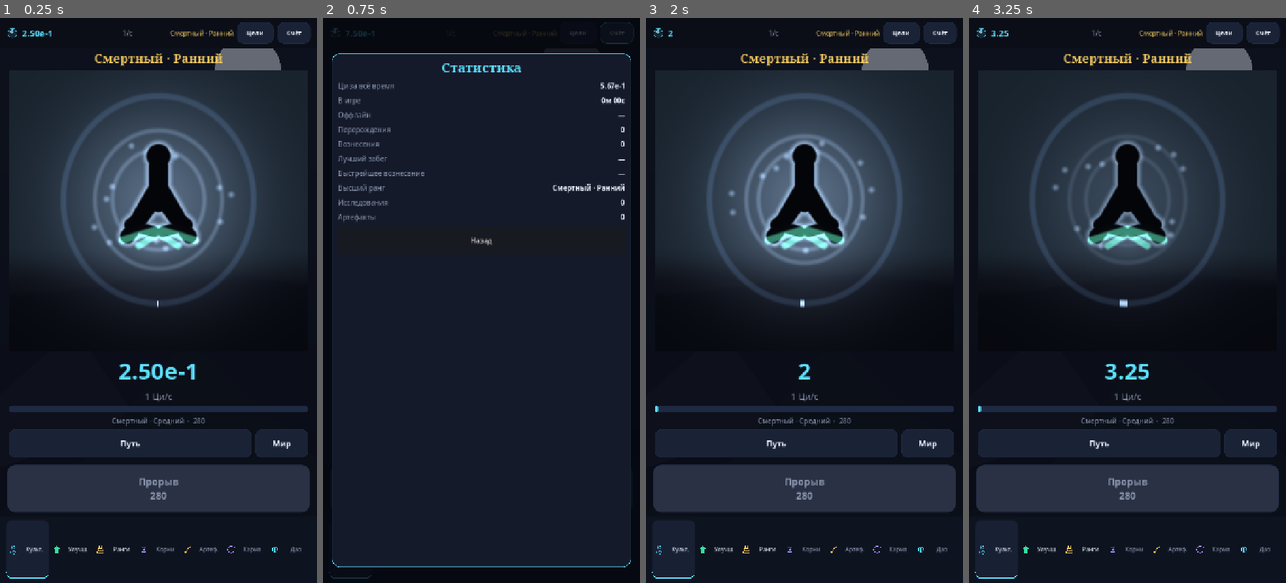
Above: before the commit, frames 1-4 (left to right).
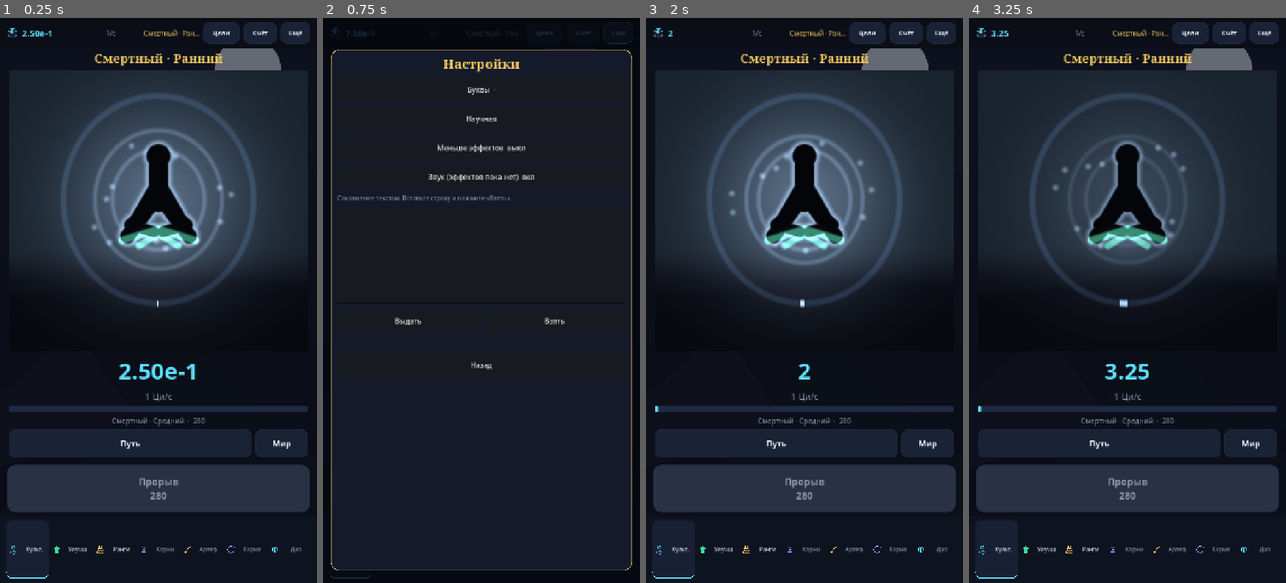
Above: after the commit, the same moments.

Repository: Garchita098/cultivation-beyond-heaven
Game: Godot game, scene res://scenes/main.tscn
Two runs of this game, one before a commit and one after it. Both use one fixed random seed, a clock stepped at 60 frames per second and the inputs below.
Inputs (mouse positions are in pixels of both pictures, inside the frame that each line leads up to):
- Up to frame 1 (0.25 s): no input
- Up to frame 2 (0.75 s): click (617, 34) at 0.5 s, where only the run after the commit has a clickable "Ещё"
- Up to frame 3 (2 s): click "Назад" at 1.25 s
- Up to frame 4 (3.25 s): click "Цели" at 2 s; click "Назад" at 2.75 s

The runs differ from the first frame. In frame 1, 0.7% of the frame differs, in the area x 33-98%, y 0-5%; in frame 2, 4.2%, in the area x 2-98%, y 0-98%; in frame 3, 0.7%; in frame 4, 0.7%.

Commit message:
Add settings for notation, motion, and a text save.
Letters or scientific notation, a reduced-effects toggle, and a sound flag are stored on the save. The offline summary names the 24-hour cap. Export and import use one JSON string. There are no sound effects yet, so the sound flag does not play audio.

Co-authored-by: Garchita098 <Garchita098@users.noreply.github.com>

Diff:
--- a/autoload/economy.gd
+++ b/autoload/economy.gd
@@ -23,4 +23,4 @@
 
 
 func format_qi(bn: BigNum) -> String:
-	return BigNum.format(bn, Content.sci_from())
+	return BigNum.format(bn, Prefs.sci_from())
--- a/autoload/game_state.gd
+++ b/autoload/game_state.gd
@@ -157,6 +157,28 @@
 	return _mutate(func(sim: SimState) -> bool:
 		return Stage3Rules.time_skip(Content.data, sim)
 	)
+
+
+func export_text() -> String:
+	if run == null:
+		return ""
+	Prefs.write_run(run)
+	return JSON.stringify(run.to_save_dict(SaveSystem.CURRENT_VERSION))
+
+
+func import_text(text: String) -> bool:
+	var parsed = JSON.parse_string(text.strip_edges())
+	if typeof(parsed) != TYPE_DICTIONARY:
+		return false
+	var migrated: Dictionary = SaveSystem.migrate(parsed)
+	if bool(migrated.get("meta", {}).get("future_version", false)):
+		return false
+	run = RunState.from_save_dict(migrated)
+	run.timestamp_unix = int(Time.get_unix_time_from_system())
+	SaveSystem.save_run(run)
+	last_prod = Economy.production_float(run)
+	EventBus.state_changed.emit()
+	return true
 
 
 func try_buy_layer(kind: String) -> bool:
--- a/scenes/main.gd
+++ b/scenes/main.gd
@@ -43,6 +43,7 @@
 var _world_sheet: Control
 var _achievements: Control
 var _stats: Control
+var _settings: Control
 var _toast: PanelContainer
 var _toast_label: Label
 
@@ -131,6 +132,9 @@
 	_stats = preload("res://scenes/stats_sheet.gd").new()
 	_stats.set_anchors_and_offsets_preset(Control.PRESET_FULL_RECT)
 	overlay.add_child(_stats)
+	_settings = preload("res://scenes/settings_sheet.gd").new()
+	_settings.set_anchors_and_offsets_preset(Control.PRESET_FULL_RECT)
+	overlay.add_child(_settings)
 	_build_toast(theme)
 	overlay.add_child(_toast)
 	EventBus.achievement_unlocked.connect(_show_toast)
@@ -158,7 +162,7 @@
 		if _world_bg.texture != null:
 			using_pack = str(_world_bg.texture.resource_path).begins_with("res://assets/art/")
 		_world_bg.modulate = Color(1, 1, 1, 0.92) if using_pack else tint
-		var drift := sin(_bg_time * 0.15) * 10.0
+		var drift := 0.0 if Prefs.reduced_effects else sin(_bg_time * 0.15) * 10.0
 		_world_bg.offset_left = -24.0 + drift
 		_world_bg.offset_right = 24.0 + drift
 	if not _shooting:
@@ -231,6 +235,13 @@
 	stats_btn.add_theme_font_size_override("font_size", 14)
 	stats_btn.pressed.connect(func(): _stats.show_sheet())
 	row.add_child(stats_btn)
+	var gear := Button.new()
+	gear.text = "Ещё"
+	gear.focus_mode = Control.FOCUS_NONE
+	gear.custom_minimum_size = Vector2(68, 48)
+	gear.add_theme_font_size_override("font_size", 14)
+	gear.pressed.connect(func(): _settings.show_sheet())
+	row.add_child(gear)
 
 
 func _build_toast(theme: CBHTheme) -> void:
--- a/scenes/offline_modal.gd
+++ b/scenes/offline_modal.gd
@@ -67,6 +67,8 @@
 		return
 	_time.text = _format_absent(float(summary.get("absent_sec", 0.0)))
 	_gain.text = "+ %s Ци" % str(summary.get("gained_text", "0"))
+	if bool(summary.get("hard_capped", false)):
+		_gain.text += "\nучтены последние 24 часа"
 	var eff := float(summary.get("efficiency", 0.75))
 	var note := "Эффективность %d%%" % int(round(eff * 100.0))
 	if bool(summary.get("hard_capped", false)):
--- /dev/null
+++ b/scenes/settings_sheet.gd
@@ -0,0 +1,127 @@
+extends Control
+## Notation, motion, and a text save you can copy.
+
+
+var _box: TextEdit
+var _status: Label
+
+
+func _ready() -> void:
+	visible = false
+	mouse_filter = Control.MOUSE_FILTER_STOP
+	set_anchors_preset(Control.PRESET_FULL_RECT)
+
+
+func show_sheet() -> void:
+	for child in get_children():
+		child.queue_free()
+	var dim := ColorRect.new()
+	dim.color = Color(0.02, 0.03, 0.06, 0.84)
+	dim.set_anchors_preset(Control.PRESET_FULL_RECT)
+	add_child(dim)
+	var theme := CBHTheme.shared()
+	var frame := MarginContainer.new()
+	frame.set_anchors_preset(Control.PRESET_FULL_RECT)
+	frame.add_theme_constant_override("margin_left", 18)
+	frame.add_theme_constant_override("margin_right", 18)
+	frame.add_theme_constant_override("margin_top", 72)
+	frame.add_theme_constant_override("margin_bottom", 28)
+	add_child(frame)
+	var panel := PanelContainer.new()
+	panel.add_theme_stylebox_override("panel", CBHTheme.flat(CBHTheme.COL_PANEL, CBHTheme.COL_GOLD, 18, 1))
+	frame.add_child(panel)
+	var box := VBoxContainer.new()
+	box.add_theme_constant_override("separation", 10)
+	panel.add_child(box)
+	var title := Label.new()
+	title.text = "Настройки"
+	title.horizontal_alignment = HORIZONTAL_ALIGNMENT_CENTER
+	CBHTheme.style_label(title, theme.font_serif, 30, CBHTheme.COL_GOLD)
+	box.add_child(title)
+	box.add_child(_choice(theme, "Буквы", "letters"))
+	box.add_child(_choice(theme, "Научная", "scientific"))
+	box.add_child(_toggle(theme, "Меньше эффектов", Prefs.reduced_effects, func(on: bool):
+		Prefs.reduced_effects = on
+		_store()
+	))
+	box.add_child(_toggle(theme, "Звук (эффектов пока нет)", Prefs.sound_on, func(on: bool):
+		Prefs.sound_on = on
+		_store()
+	))
+	var hint := Label.new()
+	hint.text = "Сохранение текстом. Вставьте строку и нажмите «Взять»."
+	hint.autowrap_mode = TextServer.AUTOWRAP_WORD_SMART
+	CBHTheme.style_label(hint, theme.font_sans, 14, CBHTheme.COL_MUTED)
+	box.add_child(hint)
+	_box = TextEdit.new()
+	_box.custom_minimum_size = Vector2(0, 220)
+	_box.wrap_mode = TextEdit.LINE_WRAPPING_BOUNDARY
+	box.add_child(_box)
+	var row := HBoxContainer.new()
+	row.add_theme_constant_override("separation", 8)
+	box.add_child(row)
+	row.add_child(_action(theme, "Выдать", _export_save))
+	row.add_child(_action(theme, "Взять", _import_save))
+	_status = Label.new()
+	_status.horizontal_alignment = HORIZONTAL_ALIGNMENT_CENTER
+	CBHTheme.style_label(_status, theme.font_sans, 14, CBHTheme.COL_JADE)
+	box.add_child(_status)
+	var back := Button.new()
+	back.text = "Назад"
+	back.custom_minimum_size = Vector2(0, 64)
+	back.focus_mode = Control.FOCUS_NONE
+	back.pressed.connect(func(): visible = false)
+	box.add_child(back)
+	visible = true
+
+
+func _choice(theme: CBHTheme, label_text: String, mode: String) -> Button:
+	var button := Button.new()
+	button.text = label_text + ("  ·" if Prefs.notation == mode else "")
+	button.custom_minimum_size = Vector2(0, 56)
+	button.focus_mode = Control.FOCUS_NONE
+	button.pressed.connect(func():
+		Prefs.notation = mode
+		_store()
+		show_sheet()
+	)
+	return button
+
+
+func _toggle(theme: CBHTheme, label_text: String, on: bool, apply: Callable) -> Button:
+	var button := Button.new()
+	button.text = "%s  %s" % [label_text, "вкл" if on else "выкл"]
+	button.custom_minimum_size = Vector2(0, 56)
+	button.focus_mode = Control.FOCUS_NONE
+	button.pressed.connect(func(): apply.call(not on))
+	button.pressed.connect(show_sheet)
+	return button
+
+
+func _action(theme: CBHTheme, label_text: String, call: Callable) -> Button:
+	var button := Button.new()
+	button.text = label_text
+	button.size_flags_horizontal = Control.SIZE_EXPAND_FILL
+	button.custom_minimum_size = Vector2(0, 56)
+	button.focus_mode = Control.FOCUS_NONE
+	button.pressed.connect(call)
+	return button
+
+
+func _store() -> void:
+	if GameState.run == null:
+		return
+	Prefs.write_run(GameState.run)
+	SaveSystem.save_run(GameState.run)
+
+
+func _export_save() -> void:
+	_box.text = GameState.export_text()
+	_status.text = "Строка готова"
+
+
+func _import_save() -> void:
+	if GameState.import_text(_box.text):
+		_status.text = "Сохранение принято"
+	else:
+		_status.text = "Строка не читается"
--- a/scenes/tabs/cultivation_view.gd
+++ b/scenes/tabs/cultivation_view.gd
@@ -108,7 +108,7 @@
 	if not visible:
 		return
 	_float_t += delta
-	if _hero != null and _hero.texture != null:
+	if _hero != null and _hero.texture != null and not Prefs.reduced_effects:
 		var bob := sin(_float_t * 1.35) * 6.0
 		_hero.offset_top = 28.0 + bob
 		_hero.offset_bottom = -12.0 + bob
--- /dev/null
+++ b/scripts/prefs.gd
@@ -0,0 +1,33 @@
+class_name Prefs
+extends RefCounted
+## Notation, sound, and reduced motion. Stored on the save.
+
+
+static var notation: String = "letters"
+static var sound_on: bool = true
+static var reduced_effects: bool = false
+
+
+static func apply_run(run: RunState) -> void:
+	if run == null:
+		return
+	notation = run.notation if run.notation == "scientific" else "letters"
+	sound_on = run.sound_on
+	reduced_effects = run.reduced_effects
+
+
+static func write_run(run: RunState) -> void:
+	if run == null:
+		return
+	run.notation = notation
+	run.sound_on = sound_on
+	run.reduced_effects = reduced_effects
+
+
+static func sci_from() -> int:
+	if notation == "scientific":
+		return 3
+	var content = load("res://autoload/content.gd")
+	if content != null and content.data != null:
+		return int(content.data.balance.get("bignum", {}).get("scientific_from_exponent", 33))
+	return 33
--- a/scripts/run_state.gd
+++ b/scripts/run_state.gd
@@ -69,6 +69,9 @@
 var heavenly_rites: Dictionary = {}
 var void_seals: Dictionary = {}
 var chaos_attunements: Dictionary = {}
+var notation: String = "letters"
+var sound_on: bool = true
+var reduced_effects: bool = false
 
 
 func _init() -> void:
@@ -147,6 +150,12 @@
 	run.achievements = _flag_dict(data.get("achievements", []))
 	var stats_v = data.get("stats", {})
 	run.stats = stats_v.duplicate(true) if typeof(stats_v) == TYPE_DICTIONARY else {}
+	var prefs = data.get("prefs", {})
+	if typeof(prefs) == TYPE_DICTIONARY:
+		run.notation = str(prefs.get("notation", "letters"))
+		run.sound_on = bool(prefs.get("sound", true))
+		run.reduced_effects = bool(prefs.get("reduced_effects", false))
+	Prefs.apply_run(run)
 	var layer = data.get("stage3", {})
 	if typeof(layer) == TYPE_DICTIONARY:
 		run._read_layer(layer)
@@ -197,6 +206,11 @@
 		"stage3": _write_layer(),
 		"achievements": _flag_list(achievements),
 		"stats": stats.duplicate(true),
+		"prefs": {
+			"notation": notation,
+			"sound": sound_on,
+			"reduced_effects": reduced_effects,
+		},
 		"meta": {},
 	}
 
